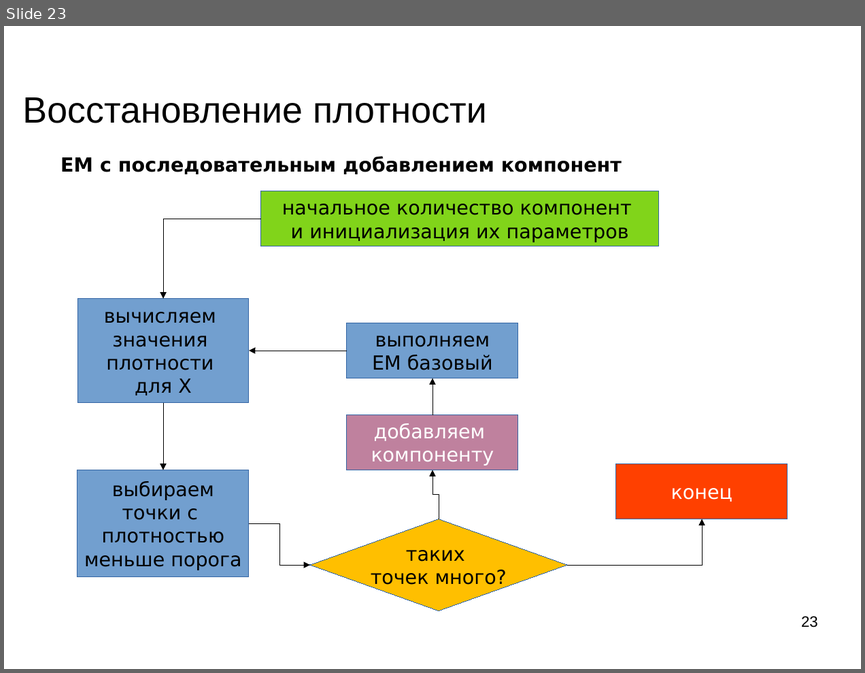
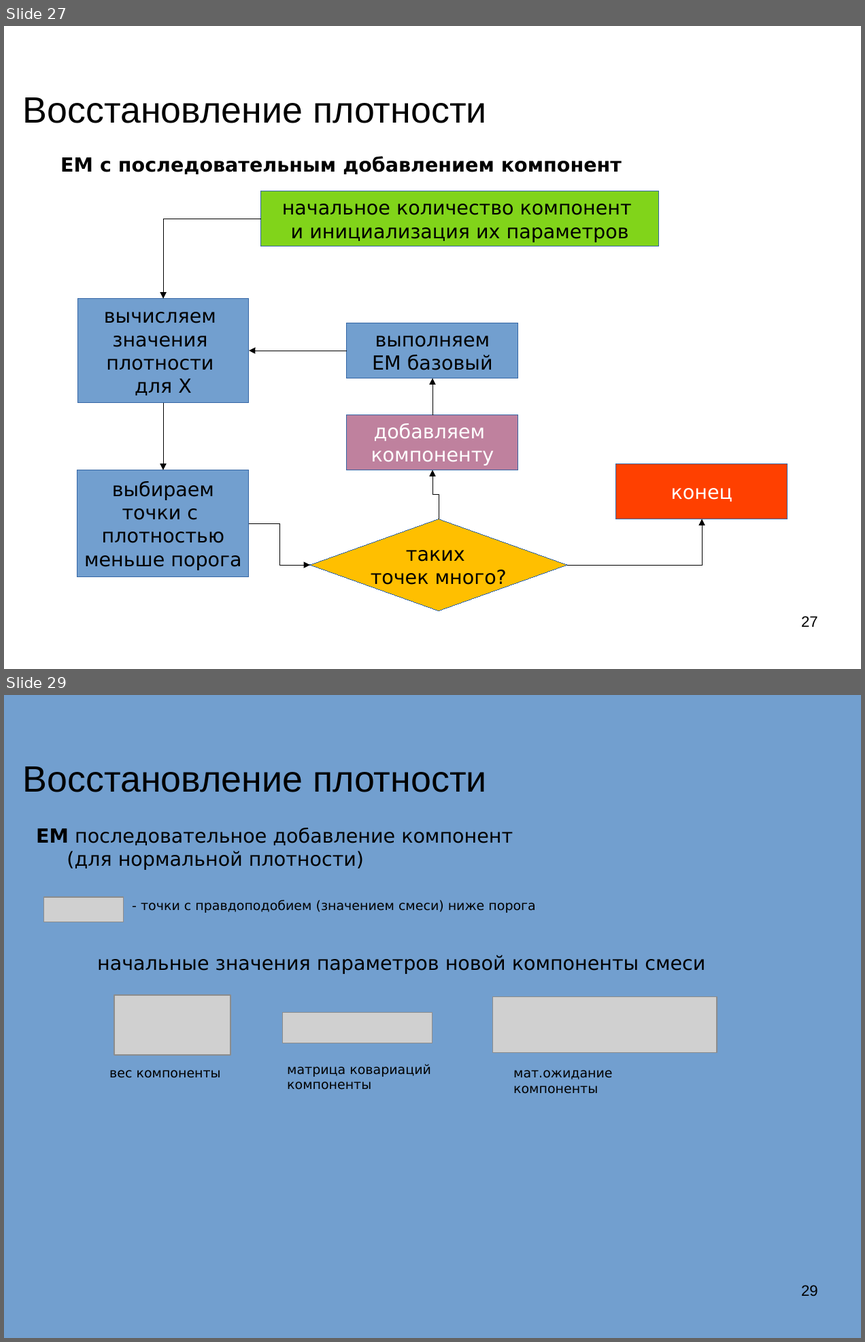
Before and after one commit to mechanoid5/ml_lectorium_legacy, a slide deck: 05-em.odp. Shown one above the other, each under a label of ours: slide 23 before the commit, slides 27 and 29 after it; the slides between them are not shown. The pictures are 865x673 and 865x1342 pixels, drawn with LibreOffice and Linux fonts; fonts in the diff are those of the drawing; grey boxes stand for pictures; background and template pictures are left out. Boxes give left, top, right and bottom in pixels: in the first picture for what was removed or moved away, otherwise in the second. Text is boxed around its words. In the diff, an @@ line names an element or a change of style, - is before the commit and + after.

```diff
--- a/05-em.odp
+++ b/05-em.odp
@@ slide 29 added at (4,695,861,1338), background picture (left out) @@
@@ title added at (22,766,487,792), 33.9 pt, text #000000 @@
+Восстановление плотности
@@ text added at (36,828,513,870), 18 pt, text #000000 @@
+EM последовательное добавление компонент
+(для нормальной плотности)
@@ picture added at (43,897,124,922) @@
@@ text added at (141,900,535,913), 12 pt, text #000000 @@
+- точки с правдоподобием (значением смеси) ниже порога
@@ text added at (97,955,705,974), 18 pt, text #000000 @@
+начальные значения параметров новой компоненты смеси
@@ picture added at (114,995,231,1055) @@
@@ picture added at (493,997,718,1053) @@
@@ picture added at (282,1012,432,1042) @@
@@ text added at (109,1070,221,1078), 12 pt, text #000000 @@
+вес компоненты
@@ text added at (287,1064,431,1089), 12 pt, text #000000 @@
+матрица ковариаций компоненты
@@ text added at (513,1070,613,1093), 12 pt, text #000000 @@
+мат.ожидание компоненты
@@ page number added at (801,1285,818,1295), 14 pt, text #000000 @@
+29
@@ what was slide 23 is now slide 27 @@
@@ page number at (801,616,818,626): text changed @@
-23
+27
```
Also in this commit, not shown: 6 slides changed, 7 other slides added, 1 slide removed, 2 other files.
